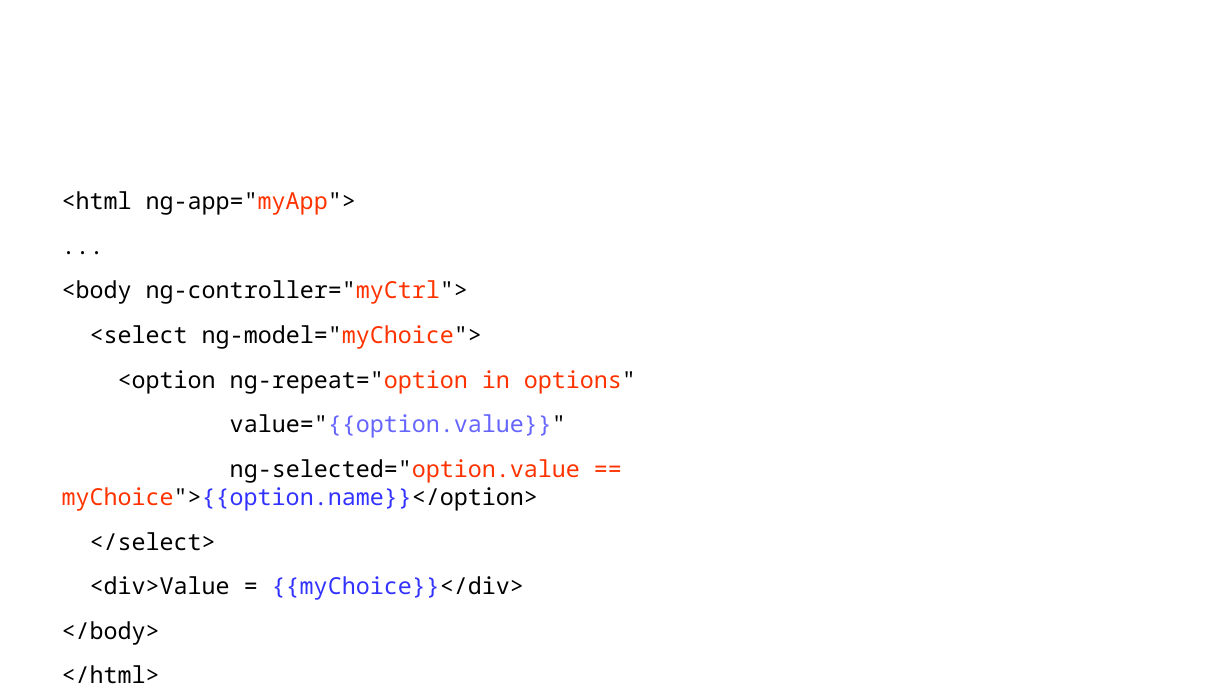
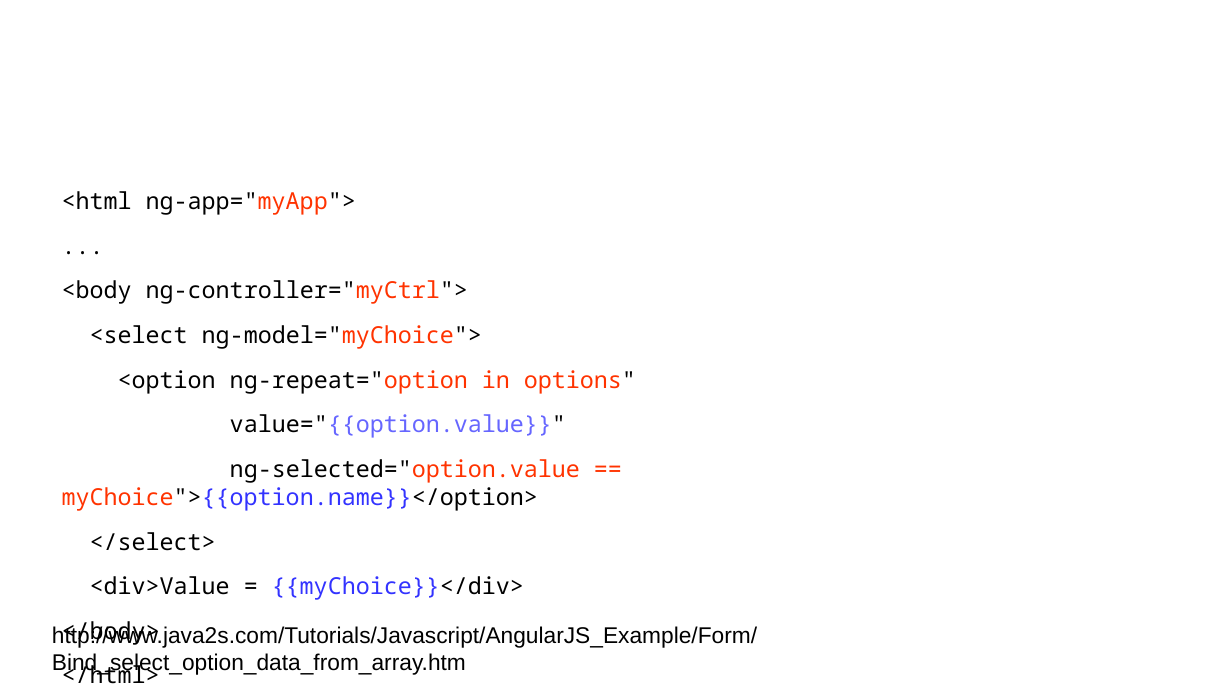
Before and after one commit to sergueik/selenium_java, a slide deck: slide 2 of protractor/protractor.odp. Drawn at 1232x695 pixels with LibreOffice and Linux fonts; fonts in the diff are those of the drawing; background and template pictures are left out. Boxes give left, top, right and bottom in pixels: in the first picture for what was removed or moved away, otherwise in the second. Text is boxed around its words. In the diff, an @@ line names an element or a change of style, - is before the commit and + after.

```diff
--- a/protractor/protractor.odp
+++ b/protractor/protractor.odp
@@ text added at <box>52,625,757,675</box>, 18 pt, text #000000 @@
+http://www.java2s.com/Tutorials/Javascript/AngularJS_Example/Form/Bind_select_option_data_from_array.htm
```
Also in this commit, not shown: 5 other slides changed.
